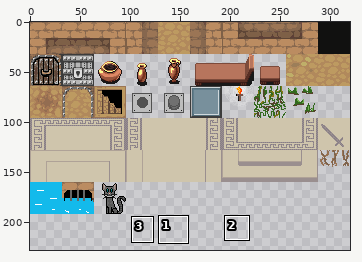
Sprite sheet: assets/tilemaps/tilemap.png. Above: a wide view before the commit, with the close-up outlined.
Close-up. Earlier state:
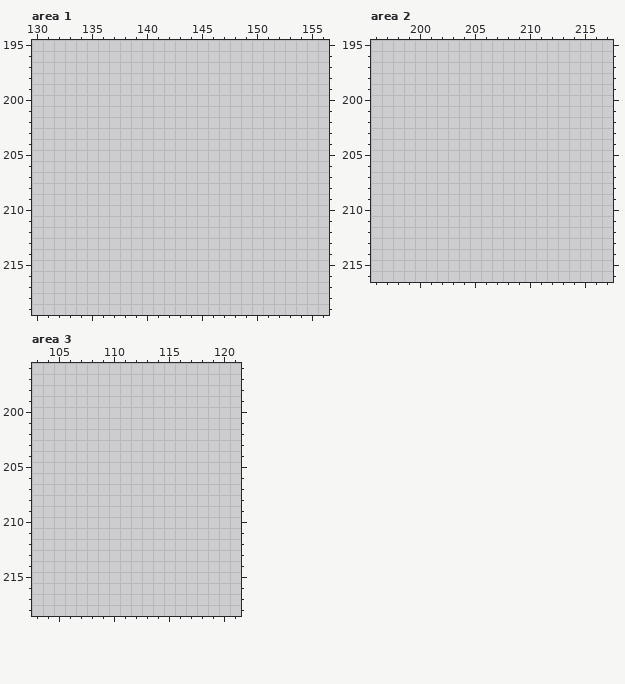
The file is 320x320 pixels. Pixels under 10% opacity are left out. Colours within 5 levels of each other are drawn and written as one. Shown: area 1: x 130..156, y 195..219; area 2: x 196..217, y 195..216; area 3: x 103..121, y 196..218. The wide view leaves out empty margins. The commit also changed other parts of the picture, which this record leaves out.
Once edited:
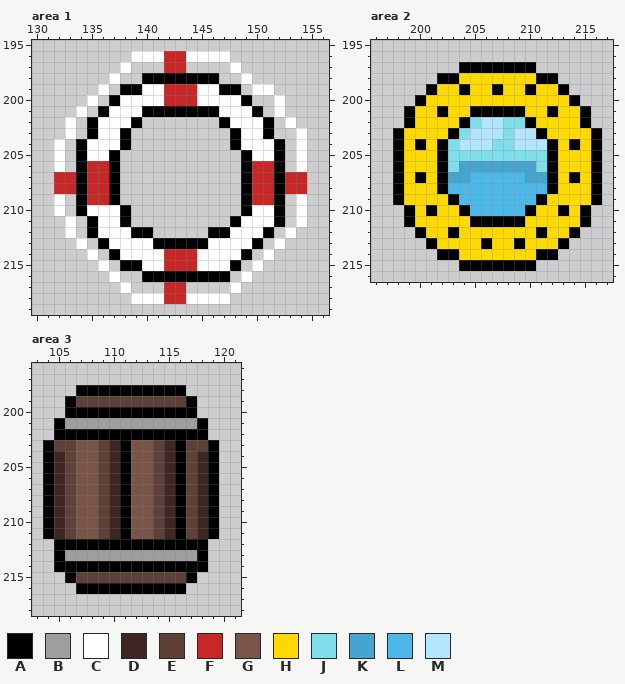
Palette (. is transparent): A #000000  B #9e9e9e  C #ffffff  D #3e2723  E #5d4037  F #c62828  G #795548  H #ffd900  J #80deea  K #45a5cf  L #4db8e7  M #b3e5fc
Change:
--- area 1
@@ x 130..156 @@
 195 ...........................
-196 ...........................
-197 ...........................
-198 ...........................
-199 ...........................
-200 ...........................
-201 ...........................
-202 ...........................
-203 ...........................
-204 ...........................
-205 ...........................
-206 ...........................
-207 ...........................
-208 ...........................
-209 ...........................
-210 ...........................
-211 ...........................
-212 ...........................
-213 ...........................
-214 ...........................
-215 ...........................
-216 ...........................
-217 ...........................
-218 ...........................
+196 .........CCCFFCCCC.........
+197 ........C...FF....C........
+198 .......C..AAAAAAA..C.......
+199 ......C.AACCFFFCCAA.CC.....
+200 .....C.ACCCCFFFCCCCA..C....
+201 ....C.ACCCAAAAAAACCCA.C....
+202 ...C.ACCCA.......ACCCA.C...
+203 ...C.ACCA.........ACCA..C..
+204 ..C.ACCCA.........ACCCA.C..
+205 ..C.ACCA...........ACCA.C..
+206 ..C.AFFA...........AFFA.C..
+207 ..FFAFFA...........AFFAFF..
+208 ..FFAFFA...........AFFAFF..
+209 ..C.AFFA...........AFFA.C..
+210 ..C.ACCCA..........ACCA.C..
+211 ...C.ACCA.........ACCCA.C..
+212 ...C.ACCCAA.....AACCCA.C...
+213 ....C.ACCCCAAAAACCCCA.C....
+214 .....C.ACCCCFFFCCCCA.C.....
+215 ......C.AACCFFFCCCA.C......
+216 .......C..AAAAAAAA.C.......
+217 ........C...FF....C........
+218 .........CCCFFCCCC.........
 219 ...........................
--- area 2
@@ x 196..217 @@
 196 ......................
-197 ......................
-198 ......................
-199 ......................
-200 ......................
-201 ......................
-202 ......................
-203 ......................
-204 ......................
-205 ......................
-206 ......................
-207 ......................
-208 ......................
-209 ......................
-210 ......................
-211 ......................
-212 ......................
-213 ......................
-214 ......................
-215 ......................
+197 ........AAAAAAA.......
+198 ......AAHHHHHHHAA.....
+199 .....AHHAHHAHHAHHA....
+200 ....AHHHHHHHHHHHHHA...
+201 ...AHHAHHAAAAAHHAHHA..
+202 ...AHHHHAJMMJJAHHHHA..
+203 ..AHHHHAJMMMJMMAHHHHA.
+204 ..AHAHAJMMMJJMMMAHAHA.
+205 ..AHHHAJJJJJJJJJAHHHA.
+206 ..AHHHAJKKKKKKKJAHHHA.
+207 ..AHAHAKKLLLLLKKAHAHA.
+208 ..AHHHALLLLLLLLLAHHHA.
+209 ..AHHHHALLLLLLLAHHHHA.
+210 ...AHAHHALLLLLAHHAHA..
+211 ...AHHHHHAAAAAHHHHHA..
+212 ....AHHAHHHHHHHAHHA...
+213 .....AHHHHAHHAHHHA....
+214 ......AAHHHHHHHAA.....
+215 ........AAAAAAA.......
 216 ......................
--- area 3
@@ x 103..121 @@
 197 ...................
-198 ...................
-199 ...................
-200 ...................
-201 ...................
-202 ...................
-203 ...................
-204 ...................
-205 ...................
-206 ...................
-207 ...................
-208 ...................
-209 ...................
-210 ...................
-211 ...................
-212 ...................
-213 ...................
-214 ...................
-215 ...................
-216 ...................
+198 ....AAAAAAAAAA.....
+199 ...AEEEEEEEEEEA....
+200 ...AAAAAAAAAAAA....
+201 ..ABBBBBBBBBBBBA...
+202 ..AAAAAAAAAAAAAA...
+203 .AEEGGEDAGGEDAEEA..
+204 .ADEGGEDAGGEDAEDA..
+205 .ADEGGEDAGGEDAEDA..
+206 .ADEGGEDAGGEDAEDA..
+207 .ADEGGEDAGGEDAEDA..
+208 .ADEGGEDAGGEDAEDA..
+209 .ADEGGEDAGGEDAEDA..
+210 .ADEGGEDAGGEDAEDA..
+211 .ADEGGEDAGGEDAEDA..
+212 ..AAAAAAAAAAAAAA...
+213 ..ABBBBBBBBBBBBA...
+214 ..AAAAAAAAAAAAAA...
+215 ...AEEEEEEEEEEA....
+216 ....AAAAAAAAAA.....
 217 ...................
Pixel boxes of the changes (left, top, right, bottom) in both close-ups:
added: (54, 51, 307, 304)
added: (393, 62, 602, 271)
added: (43, 385, 219, 594)
